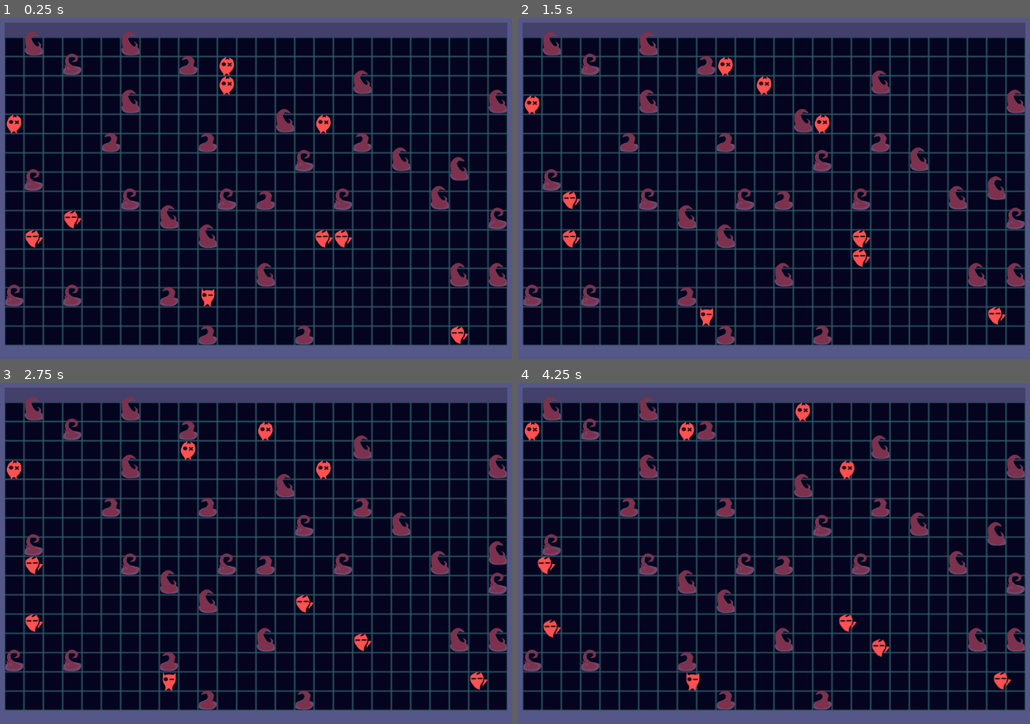
Above: before the commit, frames 1-4 (two rows, left to right).
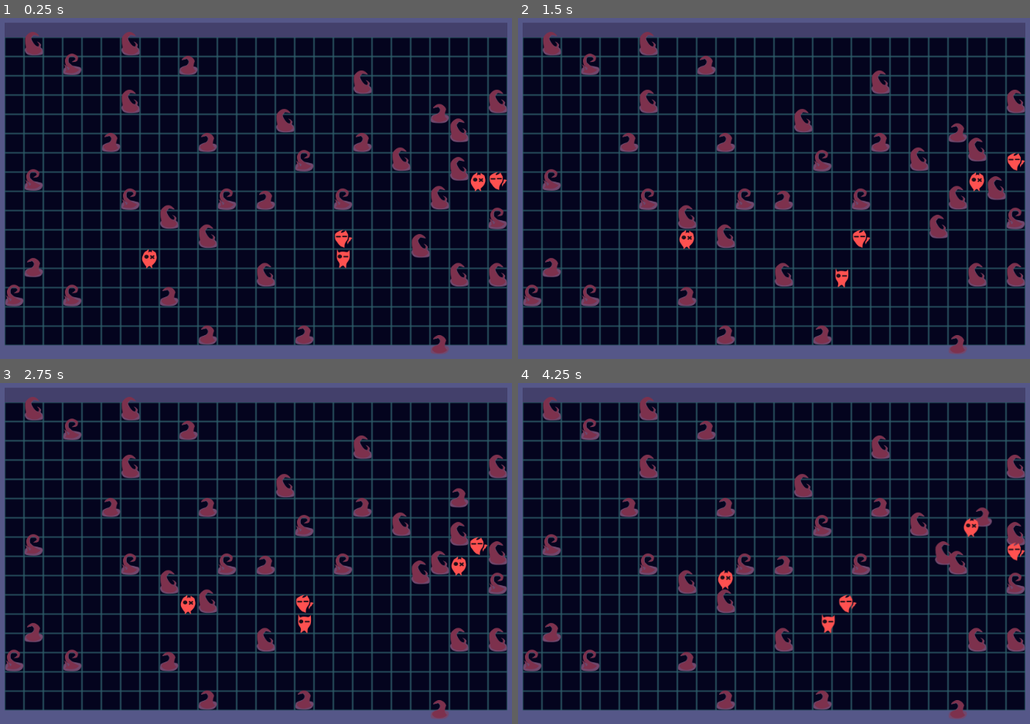
Above: after the commit, the same moments.

Repository: edgex004/RaccoonDelver
Game: Godot game, scene res://Level.tscn
The game is run twice, just before and just after one commit, with the same random seed, the same clock (stepped at 60 frames per second) and the same inputs. Sound files missing from this copy of the repository are replaced by a short silence.
Inputs:
- Up to frame 1 (0.25 s): no input
- Up to frame 2 (1.5 s): tap Enter at 0.5 s; hold Right (player1_right) 0.53-1.28 s; hold Down (player1_down) from 1.28 s (still down)
- Up to frame 3 (2.75 s): release Down (player1_down) at 2.03 s; hold Right (player1_right) from 2.03 s (still down)
- Up to frame 4 (4.25 s): tap Space at 2.75 s; release Right (player1_right) at 2.78 s; hold Up (player1_up) 2.78-3.53 s; tap Enter at 3.5 s; hold Left (player1_left) from 3.53 s (still down)

The runs differ from the first frame. In frame 1, 2.2% of the frame differs, in the area x 1-100%, y 11-99%; in frame 2, 2.2%; in frame 3, 2.2%; in frame 4, 2.5%, in the area x 1-100%, y 5-99%.

Commit message:
Spawn some chasers.

Diff:
--- a/Level.gd
+++ b/Level.gd
@@ -3,6 +3,7 @@
 const PLAYER = preload("res://Scenes/Damageable/Movable/Player/Player.tscn")
 const DAMAGEABLE = preload("res://Objects/Box.tscn")
 const RANDOM_WALKER = preload("res://Scenes/Damageable/Movable/AI/RandomWalker/RandomWalker.tscn")
+const CHASER = preload("res://Scenes/Damageable/Movable/AI/Chaser/Chaser.tscn")
 const PERMANENT = preload("res://Scenes/Permanent/Permanent.tscn")
 signal beat
 
@@ -68,6 +69,14 @@
 		obj.set_position( _get_tile_pos(Vector2(x,y), GroundTileMap) )
 		connect("beat", obj, "_on_Beat_timeout")
 
+func spawnChaser(x : int, y : int):
+	if (StateMap[x][y] == null):
+		var obj = CHASER.instance()
+		set_tile(x,y,obj)
+		get_node("YSort").add_child(obj)
+		obj.set_position( _get_tile_pos(Vector2(x,y), GroundTileMap) )
+		connect("beat", obj, "_on_Beat_timeout")
+
 
 func spawn_random_objects(obj_to_place : int, num_of_enemies : int = 0, num_of_players : int = 1 ) -> void:
 	if !GroundTileMap.tile_set:
@@ -110,7 +119,10 @@
 	for i in range(num_of_enemies):
 		var rand_index = randi() % open_tiles.size()
 		var selected_tile = open_tiles[rand_index]
-		spawnRandomWalker(selected_tile.x, selected_tile.y)
+		if randi() % 100 > 30:
+			spawnRandomWalker(selected_tile.x, selected_tile.y)
+		else:
+			spawnChaser(selected_tile.x, selected_tile.y)
 		open_tiles.erase(selected_tile)
 
 
